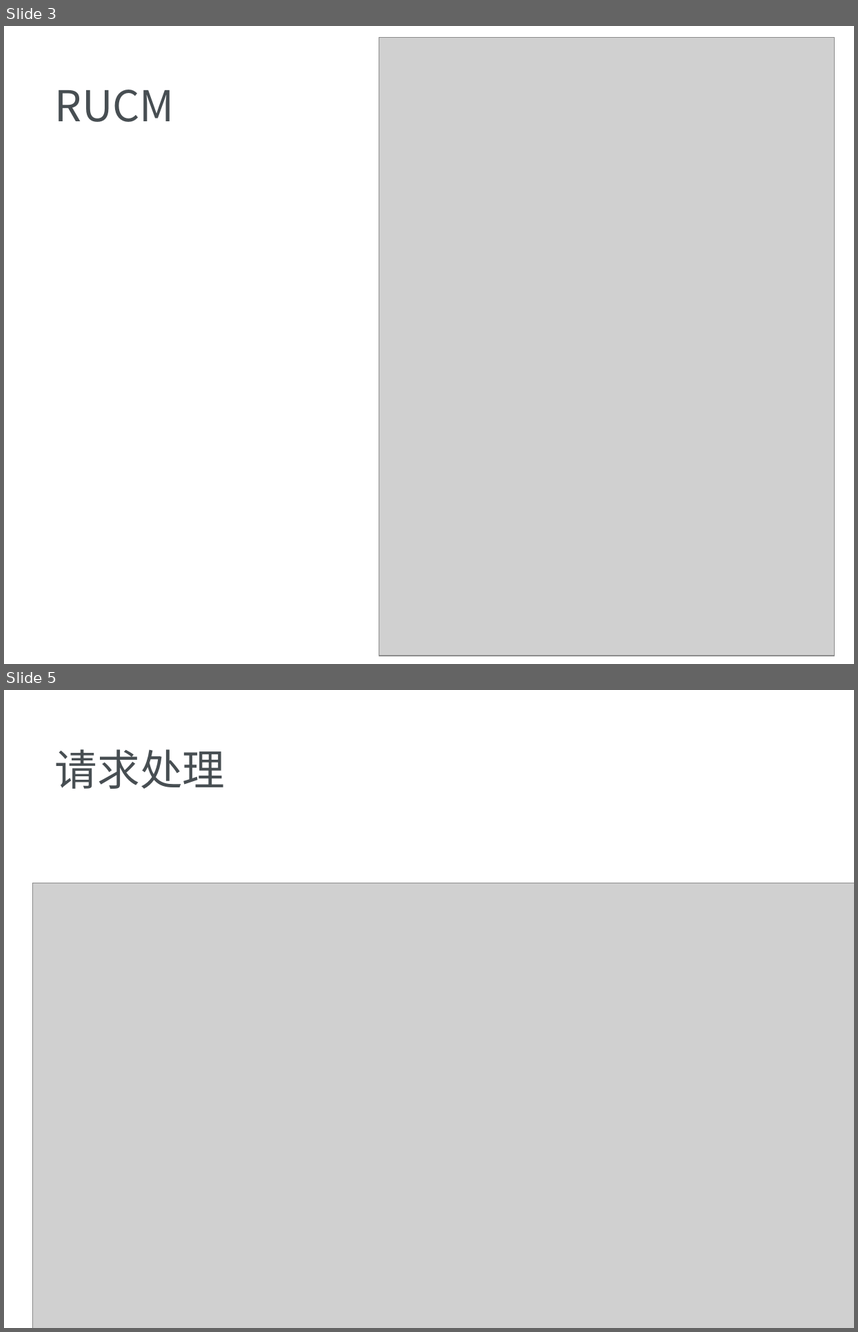
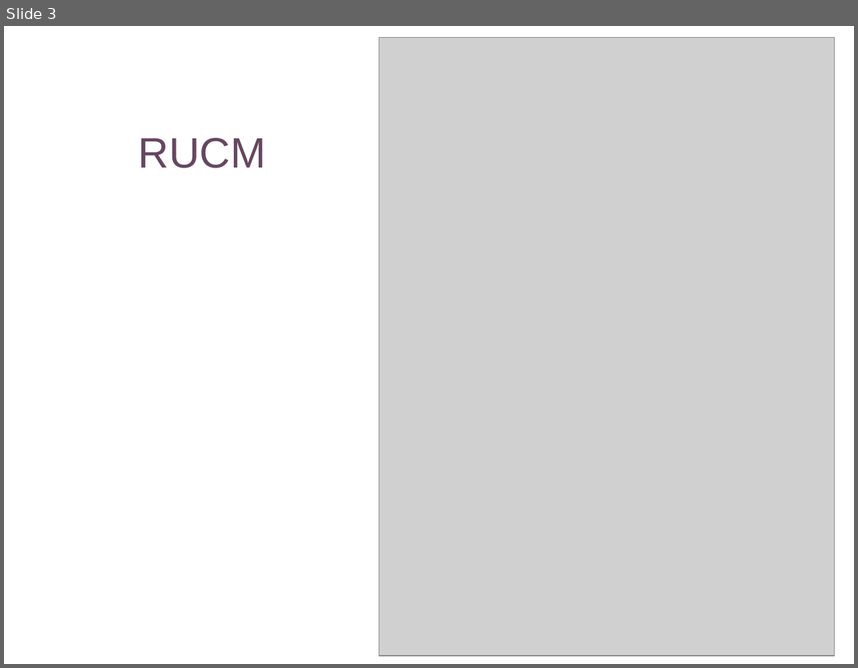
Before and after one commit to bhsei/16TeamC, a slide deck: 2.项目PPT/需求1.0PPT.pptx. Shown one above the other, each under a label of ours: slides 3 and 5 before the commit, slide 3 after it; the slides between them are not shown. The pictures are 858x1332 and 858x668 pixels, drawn with LibreOffice and Linux fonts; fonts in the diff are those of the drawing; grey boxes stand for pictures; background and template pictures are left out. Boxes give left, top, right and bottom in pixels: in the first picture for what was removed or moved away, otherwise in the second. Text is boxed around its words. In the diff, an @@ line names an element or a change of style, - is before the commit and + after.

```diff
--- a/2.项目PPT/需求1.0PPT.pptx
+++ b/2.项目PPT/需求1.0PPT.pptx
@@ slide 5 removed at box(4, 690, 854, 1328), background #FFFFFF @@
@@ title removed at box(55, 749, 225, 789) @@
-请求处理
@@ picture removed at box(33, 883, 854, 1328) @@
@@ slide 3 changed as well @@
@@ title "RUCM": place and size @@
-title "RUCM" at box(55, 89, 174, 122)
+title "RUCM" at box(139, 138, 266, 168)
@@ title "RUCM" at box(139, 138, 266, 168): font Noto Sans CJK SC to Arial, text colour #474E52 to #654760; alignment left to centre @@
```
Also in this commit, not shown: 2 other slides changed, 3 slides added, 2 other slides removed, 1 other file.
